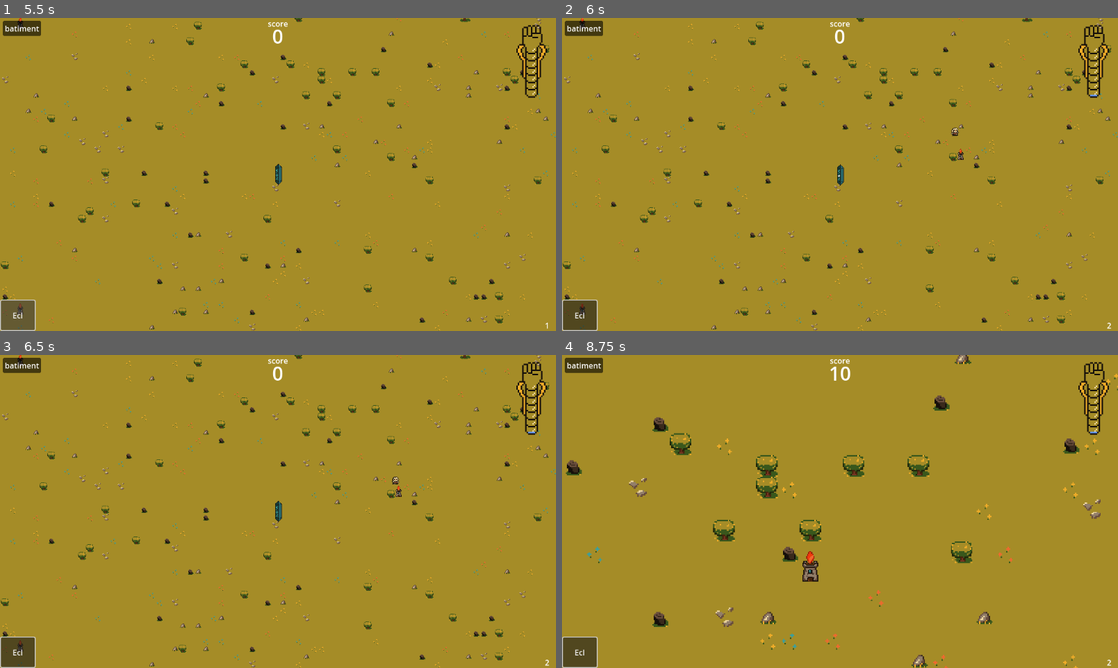
Above: before the commit, frames 1-4 (two rows, left to right).
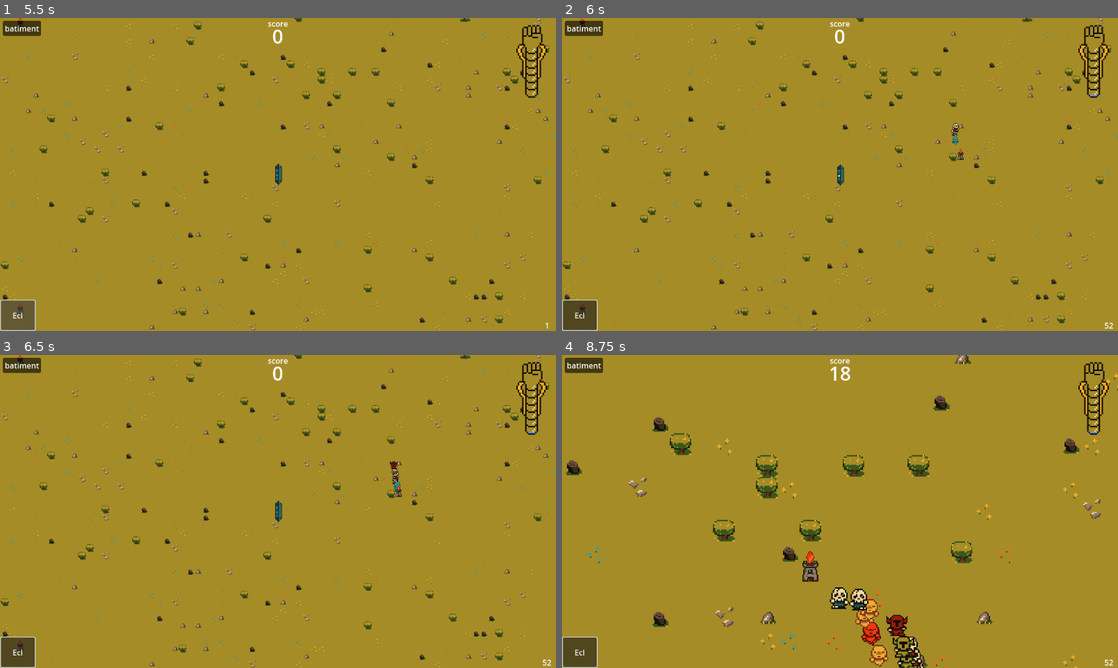
Above: after the commit, the same moments.

Repository: Nuxnuxx/gamejam-2024
Game: Godot game, scene res://Menu/main_menu.tscn
The game is run twice, just before and just after one commit, with the same random seed, the same clock (stepped at 60 frames per second) and the same inputs.
Inputs (mouse positions are in pixels of both pictures, inside the frame that each line leads up to):
- Up to frame 1 (5.5 s): click "JOUER" at 0.5 s; click "batiment" at 1.25 s; click "Ecl" at 2 s; click "batiment" at 2.75 s; click "Ecl" at 3.5 s; click "batiment" at 4.25 s; click "Ecl" at 5 s
- Up to frame 2 (6 s): move the mouse to (962, 158) at 5.77 s; press the mouse at (962, 158) at 5.78 s
- Up to frame 3 (6.5 s): no input
- Up to frame 4 (8.75 s): tap Enter at 6.5 s; move the mouse to (728, 527) at 6.52 s; release the mouse at (728, 527) at 6.53 s; tap Mouse wheel down (unzoom) at 6.6 s; move the mouse to (895, 442) at 7.27 s; hold Mouse wheel up (zoom) 7.28-8.03 s; move the mouse to (812, 574) at 8.02 s; click (812, 574) at 8.1 s

Frame 1 is identical in both runs. In frame 2, less than 0.1% of the frame differs, in the area x 70-100%, y 33-100%; in frame 3, 0.1%; in frame 4, 1.6%, in the area x 48-100%, y 3-100%.

Commit message:
Added all enemies

Diff:
--- /dev/null
+++ b/Actors/Ennemy/EnnemyShape/EnnemyShapeSprite/ghost_bleu_sprite.tscn
@@ -0,0 +1,88 @@
+[gd_scene load_steps=11 format=3 uid="uid://dippvbdcayl7w"]
+
+[ext_resource type="Texture2D" uid="uid://7i0c2pf1bvc1" path="res://Sprites/Spritesheets/ghost_sheet-speed.png" id="1_7jw1p"]
+
+[sub_resource type="AtlasTexture" id="AtlasTexture_g336t"]
+atlas = ExtResource("1_7jw1p")
+region = Rect2(0, 0, 16, 16)
+
+[sub_resource type="AtlasTexture" id="AtlasTexture_fxx1f"]
+atlas = ExtResource("1_7jw1p")
+region = Rect2(16, 0, 16, 16)
+
+[sub_resource type="AtlasTexture" id="AtlasTexture_p7yo0"]
+atlas = ExtResource("1_7jw1p")
+region = Rect2(0, 32, 16, 16)
+
+[sub_resource type="AtlasTexture" id="AtlasTexture_dctbv"]
+atlas = ExtResource("1_7jw1p")
+region = Rect2(16, 32, 16, 16)
+
+[sub_resource type="AtlasTexture" id="AtlasTexture_7uh0d"]
+atlas = ExtResource("1_7jw1p")
+region = Rect2(0, 16, 16, 16)
+
+[sub_resource type="AtlasTexture" id="AtlasTexture_wigoj"]
+atlas = ExtResource("1_7jw1p")
+region = Rect2(16, 16, 16, 16)
+
+[sub_resource type="AtlasTexture" id="AtlasTexture_mjty1"]
+atlas = ExtResource("1_7jw1p")
+region = Rect2(0, 48, 16, 16)
+
+[sub_resource type="AtlasTexture" id="AtlasTexture_2d7t7"]
+atlas = ExtResource("1_7jw1p")
+region = Rect2(16, 48, 16, 16)
+
+[sub_resource type="SpriteFrames" id="SpriteFrames_lc18k"]
+animations = [{
+"frames": [{
+"duration": 1.0,
+"texture": SubResource("AtlasTexture_g336t")
+}, {
+"duration": 1.0,
+"texture": SubResource("AtlasTexture_fxx1f")
+}],
+"loop": true,
+"name": &"walk_down",
+"speed": 3.0
+}, {
+"frames": [{
+"duration": 1.0,
+"texture": SubResource("AtlasTexture_p7yo0")
+}, {
+"duration": 1.0,
+"texture": SubResource("AtlasTexture_dctbv")
+}],
+"loop": true,
+"name": &"walk_left",
+"speed": 3.0
+}, {
+"frames": [{
+"duration": 1.0,
+"texture": SubResource("AtlasTexture_7uh0d")
+}, {
+"duration": 1.0,
+"texture": SubResource("AtlasTexture_wigoj")
+}],
+"loop": true,
+"name": &"walk_right",
+"speed": 3.0
+}, {
+"frames": [{
+"duration": 1.0,
+"texture": SubResource("AtlasTexture_mjty1")
+}, {
+"duration": 1.0,
+"texture": SubResource("AtlasTexture_2d7t7")
+}],
+"loop": true,
+"name": &"walk_up",
+"speed": 3.0
+}]
+
+[node name="Sprite" type="AnimatedSprite2D"]
+texture_filter = 1
+sprite_frames = SubResource("SpriteFrames_lc18k")
+animation = &"walk_up"
+autoplay = "walk_down"
--- /dev/null
+++ b/Actors/Ennemy/EnnemyShape/EnnemyShapeSprite/ghost_rouge_sprite.tscn
@@ -0,0 +1,88 @@
+[gd_scene load_steps=11 format=3 uid="uid://cvkftglu7tg5n"]
+
+[ext_resource type="Texture2D" uid="uid://cxufgw6i1dlaq" path="res://Sprites/Spritesheets/ghost_sheet-damage.png" id="1_r76ks"]
+
+[sub_resource type="AtlasTexture" id="AtlasTexture_n35r3"]
+atlas = ExtResource("1_r76ks")
+region = Rect2(0, 0, 16, 16)
+
+[sub_resource type="AtlasTexture" id="AtlasTexture_6rc7s"]
+atlas = ExtResource("1_r76ks")
+region = Rect2(16, 0, 16, 16)
+
+[sub_resource type="AtlasTexture" id="AtlasTexture_o8q2n"]
+atlas = ExtResource("1_r76ks")
+region = Rect2(0, 32, 16, 16)
+
+[sub_resource type="AtlasTexture" id="AtlasTexture_bbr3b"]
+atlas = ExtResource("1_r76ks")
+region = Rect2(16, 32, 16, 16)
+
+[sub_resource type="AtlasTexture" id="AtlasTexture_uesmh"]
+atlas = ExtResource("1_r76ks")
+region = Rect2(0, 16, 16, 16)
+
+[sub_resource type="AtlasTexture" id="AtlasTexture_7dhqh"]
+atlas = ExtResource("1_r76ks")
+region = Rect2(16, 16, 16, 16)
+
+[sub_resource type="AtlasTexture" id="AtlasTexture_h8ol2"]
+atlas = ExtResource("1_r76ks")
+region = Rect2(0, 48, 16, 16)
+
+[sub_resource type="AtlasTexture" id="AtlasTexture_wpv72"]
+atlas = ExtResource("1_r76ks")
+region = Rect2(16, 48, 16, 16)
+
+[sub_resource type="SpriteFrames" id="SpriteFrames_lc18k"]
+animations = [{
+"frames": [{
+"duration": 1.0,
+"texture": SubResource("AtlasTexture_n35r3")
+}, {
+"duration": 1.0,
+"texture": SubResource("AtlasTexture_6rc7s")
+}],
+"loop": true,
+"name": &"walk_down",
+"speed": 3.0
+}, {
+"frames": [{
+"duration": 1.0,
+"texture": SubResource("AtlasTexture_o8q2n")
+}, {
+"duration": 1.0,
+"texture": SubResource("AtlasTexture_bbr3b")
+}],
+"loop": true,
+"name": &"walk_left",
+"speed": 3.0
+}, {
+"frames": [{
+"duration": 1.0,
+"texture": SubResource("AtlasTexture_uesmh")
+}, {
+"duration": 1.0,
+"texture": SubResource("AtlasTexture_7dhqh")
+}],
+"loop": true,
+"name": &"walk_right",
+"speed": 3.0
+}, {
+"frames": [{
+"duration": 1.0,
+"texture": SubResource("AtlasTexture_h8ol2")
+}, {
+"duration": 1.0,
+"texture": SubResource("AtlasTexture_wpv72")
+}],
+"loop": true,
+"name": &"walk_up",
+"speed": 3.0
+}]
+
+[node name="Sprite" type="AnimatedSprite2D"]
+texture_filter = 1
+sprite_frames = SubResource("SpriteFrames_lc18k")
+animation = &"walk_up"
+autoplay = "walk_down"
--- /dev/null
+++ b/Actors/Ennemy/EnnemyShape/EnnemyShapeSprite/ghost_sprite.tscn
@@ -0,0 +1,88 @@
+[gd_scene load_steps=11 format=3 uid="uid://fka7h7ojiaoa"]
+
+[ext_resource type="Texture2D" uid="uid://co3mchudsij68" path="res://Sprites/Spritesheets/ghost_sheet-basic.png" id="1_wexf1"]
+
+[sub_resource type="AtlasTexture" id="AtlasTexture_q5fpc"]
+atlas = ExtResource("1_wexf1")
+region = Rect2(0, 0, 16, 16)
+
+[sub_resource type="AtlasTexture" id="AtlasTexture_xlif7"]
+atlas = ExtResource("1_wexf1")
+region = Rect2(16, 0, 16, 16)
+
+[sub_resource type="AtlasTexture" id="AtlasTexture_pfox1"]
+atlas = ExtResource("1_wexf1")
+region = Rect2(0, 32, 16, 16)
+
+[sub_resource type="AtlasTexture" id="AtlasTexture_r7284"]
+atlas = ExtResource("1_wexf1")
+region = Rect2(16, 32, 16, 16)
+
+[sub_resource type="AtlasTexture" id="AtlasTexture_sr3fm"]
+atlas = ExtResource("1_wexf1")
+region = Rect2(0, 16, 16, 16)
+
+[sub_resource type="AtlasTexture" id="AtlasTexture_6waf2"]
+atlas = ExtResource("1_wexf1")
+region = Rect2(16, 16, 16, 16)
+
+[sub_resource type="AtlasTexture" id="AtlasTexture_6if7a"]
+atlas = ExtResource("1_wexf1")
+region = Rect2(0, 48, 16, 16)
+
+[sub_resource type="AtlasTexture" id="AtlasTexture_6clpi"]
+atlas = ExtResource("1_wexf1")
+region = Rect2(16, 48, 16, 16)
+
+[sub_resource type="SpriteFrames" id="SpriteFrames_lc18k"]
+animations = [{
+"frames": [{
+"duration": 1.0,
+"texture": SubResource("AtlasTexture_q5fpc")
+}, {
+"duration": 1.0,
+"texture": SubResource("AtlasTexture_xlif7")
+}],
+"loop": true,
+"name": &"walk_down",
+"speed": 3.0
+}, {
+"frames": [{
+"duration": 1.0,
+"texture": SubResource("AtlasTexture_pfox1")
+}, {
+"duration": 1.0,
+"texture": SubResource("AtlasTexture_r7284")
+}],
+"loop": true,
+"name": &"walk_left",
+"speed": 3.0
+}, {
+"frames": [{
+"duration": 1.0,
+"texture": SubResource("AtlasTexture_sr3fm")
+}, {
+"duration": 1.0,
+"texture": SubResource("AtlasTexture_6waf2")
+}],
+"loop": true,
+"name": &"walk_right",
+"speed": 3.0
+}, {
+"frames": [{
+"duration": 1.0,
+"texture": SubResource("AtlasTexture_6if7a")
+}, {
+"duration": 1.0,
+"texture": SubResource("AtlasTexture_6clpi")
+}],
+"loop": true,
+"name": &"walk_up",
+"speed": 3.0
+}]
+
+[node name="Sprite" type="AnimatedSprite2D"]
+texture_filter = 1
+sprite_frames = SubResource("SpriteFrames_lc18k")
+animation = &"walk_up"
+autoplay = "walk_down"
--- /dev/null
+++ b/Actors/Ennemy/EnnemyShape/EnnemyShapeSprite/knight_bleu_sprite.tscn
@@ -0,0 +1,88 @@
+[gd_scene load_steps=11 format=3 uid="uid://vo8ta0s5edli"]
+
+[ext_resource type="Texture2D" uid="uid://nj3n6oc3qfkb" path="res://Sprites/Spritesheets/knight_sheet-speed.png" id="1_e678o"]
+
+[sub_resource type="AtlasTexture" id="AtlasTexture_3cga2"]
+atlas = ExtResource("1_e678o")
+region = Rect2(0, 0, 16, 16)
+
+[sub_resource type="AtlasTexture" id="AtlasTexture_cark0"]
+atlas = ExtResource("1_e678o")
+region = Rect2(16, 0, 16, 16)
+
+[sub_resource type="AtlasTexture" id="AtlasTexture_jphld"]
+atlas = ExtResource("1_e678o")
+region = Rect2(0, 32, 16, 16)
+
+[sub_resource type="AtlasTexture" id="AtlasTexture_v6mrk"]
+atlas = ExtResource("1_e678o")
+region = Rect2(16, 32, 16, 16)
+
+[sub_resource type="AtlasTexture" id="AtlasTexture_vkht1"]
+atlas = ExtResource("1_e678o")
+region = Rect2(0, 16, 16, 16)
+
+[sub_resource type="AtlasTexture" id="AtlasTexture_5fii3"]
+atlas = ExtResource("1_e678o")
+region = Rect2(16, 16, 16, 16)
+
+[sub_resource type="AtlasTexture" id="AtlasTexture_wofnb"]
+atlas = ExtResource("1_e678o")
+region = Rect2(0, 48, 16, 16)
+
+[sub_resource type="AtlasTexture" id="AtlasTexture_s86ng"]
+atlas = ExtResource("1_e678o")
+region = Rect2(16, 48, 16, 16)
+
+[sub_resource type="SpriteFrames" id="SpriteFrames_lc18k"]
+animations = [{
+"frames": [{
+"duration": 1.0,
+"texture": SubResource("AtlasTexture_3cga2")
+}, {
+"duration": 1.0,
+"texture": SubResource("AtlasTexture_cark0")
+}],
+"loop": true,
+"name": &"walk_down",
+"speed": 3.0
+}, {
+"frames": [{
+"duration": 1.0,
+"texture": SubResource("AtlasTexture_jphld")
+}, {
+"duration": 1.0,
+"texture": SubResource("AtlasTexture_v6mrk")
+}],
+"loop": true,
+"name": &"walk_left",
+"speed": 3.0
+}, {
+"frames": [{
+"duration": 1.0,
+"texture": SubResource("AtlasTexture_vkht1")
+}, {
+"duration": 1.0,
+"texture": SubResource("AtlasTexture_5fii3")
+}],
+"loop": true,
+"name": &"walk_right",
+"speed": 3.0
+}, {
+"frames": [{
+"duration": 1.0,
+"texture": SubResource("AtlasTexture_wofnb")
+}, {
+"duration": 1.0,
+"texture": SubResource("AtlasTexture_s86ng")
+}],
+"loop": true,
+"name": &"walk_up",
+"speed": 3.0
+}]
+
+[node name="Sprite" type="AnimatedSprite2D"]
+texture_filter = 1
+sprite_frames = SubResource("SpriteFrames_lc18k")
+animation = &"walk_down"
+autoplay = "walk_down"
--- /dev/null
+++ b/Actors/Ennemy/EnnemyShape/EnnemyShapeSprite/knight_rouge_sprite.tscn
@@ -0,0 +1,88 @@
+[gd_scene load_steps=11 format=3 uid="uid://dut371mbhal5d"]
+
+[ext_resource type="Texture2D" uid="uid://dd3ypcpbfl6vw" path="res://Sprites/Spritesheets/knight_sheet-damage.png" id="1_x4fr2"]
+
+[sub_resource type="AtlasTexture" id="AtlasTexture_fjbjk"]
+atlas = ExtResource("1_x4fr2")
+region = Rect2(0, 0, 16, 16)
+
+[sub_resource type="AtlasTexture" id="AtlasTexture_ash7x"]
+atlas = ExtResource("1_x4fr2")
+region = Rect2(16, 0, 16, 16)
+
+[sub_resource type="AtlasTexture" id="AtlasTexture_ejcts"]
+atlas = ExtResource("1_x4fr2")
+region = Rect2(0, 32, 16, 16)
+
+[sub_resource type="AtlasTexture" id="AtlasTexture_sm2ek"]
+atlas = ExtResource("1_x4fr2")
+region = Rect2(16, 32, 16, 16)
+
+[sub_resource type="AtlasTexture" id="AtlasTexture_3jjuu"]
+atlas = ExtResource("1_x4fr2")
+region = Rect2(0, 16, 16, 16)
+
+[sub_resource type="AtlasTexture" id="AtlasTexture_qas15"]
+atlas = ExtResource("1_x4fr2")
+region = Rect2(16, 16, 16, 16)
+
+[sub_resource type="AtlasTexture" id="AtlasTexture_7rfwf"]
+atlas = ExtResource("1_x4fr2")
+region = Rect2(0, 48, 16, 16)
+
+[sub_resource type="AtlasTexture" id="AtlasTexture_sxqwx"]
+atlas = ExtResource("1_x4fr2")
+region = Rect2(16, 48, 16, 16)
+
+[sub_resource type="SpriteFrames" id="SpriteFrames_lc18k"]
+animations = [{
+"frames": [{
+"duration": 1.0,
+"texture": SubResource("AtlasTexture_fjbjk")
+}, {
+"duration": 1.0,
+"texture": SubResource("AtlasTexture_ash7x")
+}],
+"loop": true,
+"name": &"walk_down",
+"speed": 3.0
+}, {
+"frames": [{
+"duration": 1.0,
+"texture": SubResource("AtlasTexture_ejcts")
+}, {
+"duration": 1.0,
+"texture": SubResource("AtlasTexture_sm2ek")
+}],
+"loop": true,
+"name": &"walk_left",
+"speed": 3.0
+}, {
+"frames": [{
+"duration": 1.0,
+"texture": SubResource("AtlasTexture_3jjuu")
+}, {
+"duration": 1.0,
+"texture": SubResource("AtlasTexture_qas15")
+}],
+"loop": true,
+"name": &"walk_right",
+"speed": 3.0
+}, {
+"frames": [{
+"duration": 1.0,
+"texture": SubResource("AtlasTexture_7rfwf")
+}, {
+"duration": 1.0,
+"texture": SubResource("AtlasTexture_sxqwx")
+}],
+"loop": true,
+"name": &"walk_up",
+"speed": 3.0
+}]
+
+[node name="Sprite" type="AnimatedSprite2D"]
+texture_filter = 1
+sprite_frames = SubResource("SpriteFrames_lc18k")
+animation = &"walk_up"
+autoplay = "walk_down"
--- /dev/null
+++ b/Actors/Ennemy/EnnemyShape/EnnemyShapeSprite/knight_sprite.tscn
@@ -0,0 +1,88 @@
+[gd_scene load_steps=11 format=3 uid="uid://bnfhf88m36umm"]
+
+[ext_resource type="Texture2D" uid="uid://5af4lgguqmdp" path="res://Sprites/Spritesheets/knight_sheet-basic.png" id="1_2gyd0"]
+
+[sub_resource type="AtlasTexture" id="AtlasTexture_w1ulv"]
+atlas = ExtResource("1_2gyd0")
+region = Rect2(0, 0, 16, 16)
+
+[sub_resource type="AtlasTexture" id="AtlasTexture_mju57"]
+atlas = ExtResource("1_2gyd0")
+region = Rect2(16, 0, 16, 16)
+
+[sub_resource type="AtlasTexture" id="AtlasTexture_igda3"]
+atlas = ExtResource("1_2gyd0")
+region = Rect2(0, 32, 16, 16)
+
+[sub_resource type="AtlasTexture" id="AtlasTexture_q5f0a"]
+atlas = ExtResource("1_2gyd0")
+region = Rect2(16, 32, 16, 16)
+
+[sub_resource type="AtlasTexture" id="AtlasTexture_4fnp4"]
+atlas = ExtResource("1_2gyd0")
+region = Rect2(0, 16, 16, 16)
+
+[sub_resource type="AtlasTexture" id="AtlasTexture_g42br"]
+atlas = ExtResource("1_2gyd0")
+region = Rect2(16, 16, 16, 16)
+
+[sub_resource type="AtlasTexture" id="AtlasTexture_tyge4"]
+atlas = ExtResource("1_2gyd0")
+region = Rect2(0, 48, 16, 16)
+
+[sub_resource type="AtlasTexture" id="AtlasTexture_fqy75"]
+atlas = ExtResource("1_2gyd0")
+region = Rect2(16, 48, 16, 16)
+
+[sub_resource type="SpriteFrames" id="SpriteFrames_lc18k"]
+animations = [{
+"frames": [{
+"duration": 1.0,
+"texture": SubResource("AtlasTexture_w1ulv")
+}, {
+"duration": 1.0,
+"texture": SubResource("AtlasTexture_mju57")
+}],
+"loop": true,
+"name": &"walk_down",
+"speed": 3.0
+}, {
+"frames": [{
+"duration": 1.0,
+"texture": SubResource("AtlasTexture_igda3")
+}, {
+"duration": 1.0,
+"texture": SubResource("AtlasTexture_q5f0a")
+}],
+"loop": true,
+"name": &"walk_left",
+"speed": 3.0
+}, {
+"frames": [{
+"duration": 1.0,
+"texture": SubResource("AtlasTexture_4fnp4")
+}, {
+"duration": 1.0,
+"texture": SubResource("AtlasTexture_g42br")
+}],
+"loop": true,
+"name": &"walk_right",
+"speed": 3.0
+}, {
+"frames": [{
+"duration": 1.0,
+"texture": SubResource("AtlasTexture_tyge4")
+}, {
+"duration": 1.0,
+"texture": SubResource("AtlasTexture_fqy75")
+}],
+"loop": true,
+"name": &"walk_up",
+"speed": 3.0
+}]
+
+[node name="Sprite" type="AnimatedSprite2D"]
+texture_filter = 1
+sprite_frames = SubResource("SpriteFrames_lc18k")
+animation = &"walk_right"
+autoplay = "walk_down"
--- /dev/null
+++ b/Actors/Ennemy/EnnemyShape/ghost.tscn
@@ -0,0 +1,13 @@
+[gd_scene load_steps=3 format=3 uid="uid://cvvti6as1yydx"]
+
+[ext_resource type="PackedScene" uid="uid://fka7h7ojiaoa" path="res://Actors/Ennemy/EnnemyShape/EnnemyShapeSprite/ghost_sprite.tscn" id="1_xutdu"]
+
+[sub_resource type="RectangleShape2D" id="RectangleShape2D_wac6n"]
+size = Vector2(16, 16)
+
+[node name="ghost" type="Area2D"]
+
+[node name="CollisionShape2D" type="CollisionShape2D" parent="."]
+shape = SubResource("RectangleShape2D_wac6n")
+
+[node name="Sprite" parent="." instance=ExtResource("1_xutdu")]
--- /dev/null
+++ b/Actors/Ennemy/EnnemyShape/ghost_bleu.tscn
@@ -0,0 +1,13 @@
+[gd_scene load_steps=3 format=3 uid="uid://56dho8vnopb3"]
+
+[ext_resource type="PackedScene" uid="uid://dippvbdcayl7w" path="res://Actors/Ennemy/EnnemyShape/EnnemyShapeSprite/ghost_bleu_sprite.tscn" id="1_npmi0"]
+
+[sub_resource type="RectangleShape2D" id="RectangleShape2D_wac6n"]
+size = Vector2(16, 16)
+
+[node name="ghost_bleu" type="Area2D"]
+
+[node name="CollisionShape2D" type="CollisionShape2D" parent="."]
+shape = SubResource("RectangleShape2D_wac6n")
+
+[node name="Sprite" parent="." instance=ExtResource("1_npmi0")]
--- /dev/null
+++ b/Actors/Ennemy/EnnemyShape/ghost_rouge.tscn
@@ -0,0 +1,13 @@
+[gd_scene load_steps=3 format=3 uid="uid://biiybkulr632n"]
+
+[ext_resource type="PackedScene" uid="uid://cvkftglu7tg5n" path="res://Actors/Ennemy/EnnemyShape/EnnemyShapeSprite/ghost_rouge_sprite.tscn" id="1_632v8"]
+
+[sub_resource type="RectangleShape2D" id="RectangleShape2D_wac6n"]
+size = Vector2(16, 16)
+
+[node name="ghost_rouge" type="Area2D"]
+
+[node name="CollisionShape2D" type="CollisionShape2D" parent="."]
+shape = SubResource("RectangleShape2D_wac6n")
+
+[node name="Sprite" parent="." instance=ExtResource("1_632v8")]
--- /dev/null
+++ b/Actors/Ennemy/EnnemyShape/knight.tscn
@@ -0,0 +1,13 @@
+[gd_scene load_steps=3 format=3 uid="uid://cmwh883adn4xf"]
+
+[ext_resource type="PackedScene" uid="uid://bnfhf88m36umm" path="res://Actors/Ennemy/EnnemyShape/EnnemyShapeSprite/knight_sprite.tscn" id="1_4x0br"]
+
+[sub_resource type="RectangleShape2D" id="RectangleShape2D_wac6n"]
+size = Vector2(16, 16)
+
+[node name="knight" type="Area2D"]
+
+[node name="CollisionShape2D" type="CollisionShape2D" parent="."]
+shape = SubResource("RectangleShape2D_wac6n")
+
+[node name="Sprite" parent="." instance=ExtResource("1_4x0br")]
--- /dev/null
+++ b/Actors/Ennemy/EnnemyShape/knight_bleu.tscn
@@ -0,0 +1,13 @@
+[gd_scene load_steps=3 format=3 uid="uid://5iplr0csl7j6"]
+
+[ext_resource type="PackedScene" uid="uid://vo8ta0s5edli" path="res://Actors/Ennemy/EnnemyShape/EnnemyShapeSprite/knight_bleu_sprite.tscn" id="1_qdfga"]
+
+[sub_resource type="RectangleShape2D" id="RectangleShape2D_wac6n"]
+size = Vector2(16, 16)
+
+[node name="knight_bleu" type="Area2D"]
+
+[node name="CollisionShape2D" type="CollisionShape2D" parent="."]
+shape = SubResource("RectangleShape2D_wac6n")
+
+[node name="Sprite" parent="." instance=ExtResource("1_qdfga")]
--- /dev/null
+++ b/Actors/Ennemy/EnnemyShape/knight_rouge.tscn
@@ -0,0 +1,13 @@
+[gd_scene load_steps=3 format=3 uid="uid://bttooe4wkvy21"]
+
+[ext_resource type="PackedScene" uid="uid://dut371mbhal5d" path="res://Actors/Ennemy/EnnemyShape/EnnemyShapeSprite/knight_rouge_sprite.tscn" id="1_i80m6"]
+
+[sub_resource type="RectangleShape2D" id="RectangleShape2D_wac6n"]
+size = Vector2(16, 16)
+
+[node name="knight_rouge" type="Area2D"]
+
+[node name="CollisionShape2D" type="CollisionShape2D" parent="."]
+shape = SubResource("RectangleShape2D_wac6n")
+
+[node name="Sprite" parent="." instance=ExtResource("1_i80m6")]
--- a/Actors/Ennemy/EnnemyShape/archer_skeleton.tscn
+++ b/Actors/Ennemy/EnnemyShape/skeleton_bleu.tscn
@@ -1,13 +1,13 @@
 [gd_scene load_steps=3 format=3 uid="uid://cuhtl4pfi28jq"]
 
-[ext_resource type="PackedScene" uid="uid://by3a3wo076826" path="res://Actors/Ennemy/EnnemyShape/EnnemyShapeSprite/archer_skeleton_sprite.tscn" id="1_71tbs"]
+[ext_resource type="PackedScene" uid="uid://by3a3wo076826" path="res://Actors/Ennemy/EnnemyShape/EnnemyShapeSprite/archer_skeleton_sprite.tscn" id="1_skds3"]
 
 [sub_resource type="RectangleShape2D" id="RectangleShape2D_wac6n"]
 size = Vector2(16, 16)
 
-[node name="archer_skeleton" type="Area2D"]
+[node name="skeleton_bleu" type="Area2D"]
 
 [node name="CollisionShape2D" type="CollisionShape2D" parent="."]
 shape = SubResource("RectangleShape2D_wac6n")
 
-[node name="Sprite" parent="." instance=ExtResource("1_71tbs")]
+[node name="Sprite" parent="." instance=ExtResource("1_skds3")]
--- a/Map/TimeManager.gd
+++ b/Map/TimeManager.gd
@@ -6,7 +6,7 @@
 
 const WaweManager = preload("res://game_manager/wawe_manager.gd")
 
-var current_wawe = 0
+var current_wawe = 50
 var generate_wave = false
 
 var holy_score = 0
Binary file added: Sprites/Spritesheets/Serpents.png
Not shown, added: Sprites/Spritesheets/Serpents.png.import
Binary file added: Sprites/Spritesheets/ghost_sheet-basic.png
Not shown, added: Sprites/Spritesheets/ghost_sheet-basic.png.import
Binary file added: Sprites/Spritesheets/ghost_sheet-damage.png
Not shown, added: Sprites/Spritesheets/ghost_sheet-damage.png.import
Binary file added: Sprites/Spritesheets/ghost_sheet-speed.png
Not shown, added: Sprites/Spritesheets/ghost_sheet-speed.png.import
Binary file added: Sprites/Spritesheets/knight_sheet-basic.png
Not shown, added: Sprites/Spritesheets/knight_sheet-basic.png.import
Binary file added: Sprites/Spritesheets/knight_sheet-damage.png
Not shown, added: Sprites/Spritesheets/knight_sheet-damage.png.import
(and 2 more such lines)
